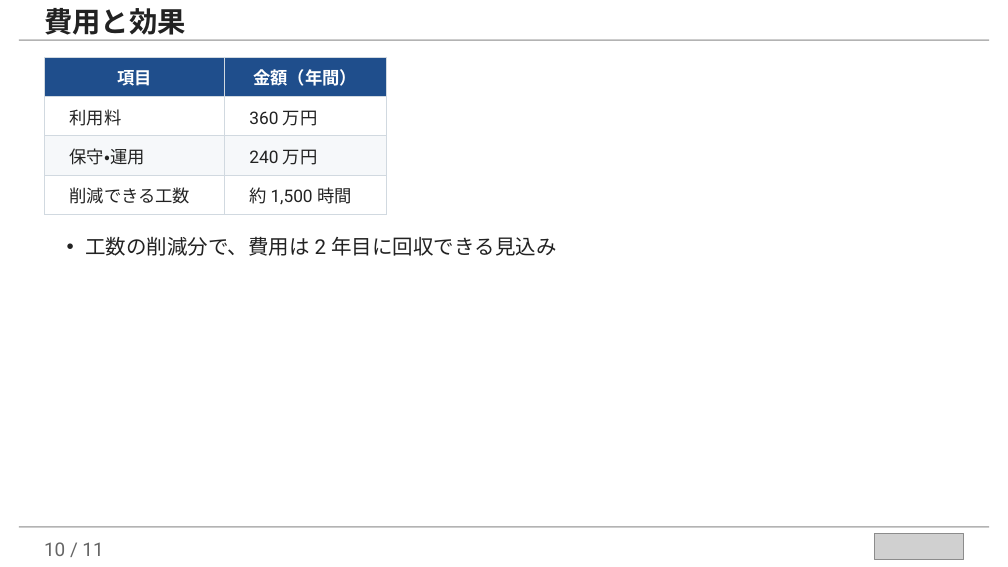
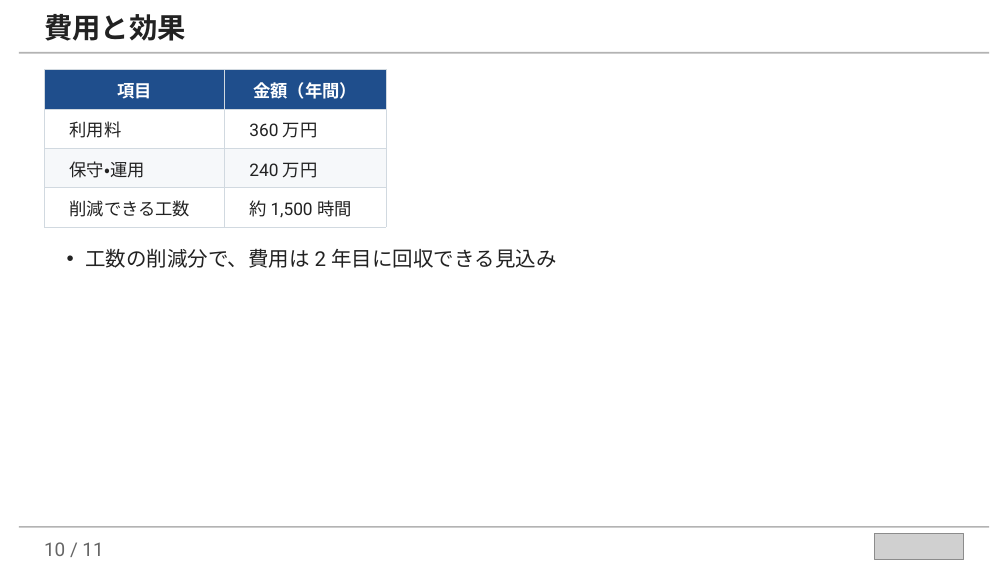
Before and after one commit to takuya109048/llm-assist-kit, a slide deck: slide 10 of examples/marp-slides-example.pptx. Drawn at 1008x567 pixels with LibreOffice and Linux fonts; fonts in the diff are those of the drawing; grey boxes stand for pictures. Boxes give left, top, right and bottom in pixels: in the first picture for what was removed or moved away, otherwise in the second. Text is boxed around its words. In the diff, an @@ line names an element or a change of style, - is before the commit and + after.

```diff
--- a/examples/marp-slides-example.pptx
+++ b/examples/marp-slides-example.pptx
@@ text "費用と効果" rewrapped from (44,8,186,40) to (44,14,186,41) @@
@@ rectangle: place and size @@
-rectangle at (19,39,989,41)
+rectangle at (19,52,989,54)
@@ table: place and size @@
-table at (45,57,386,215)
+table at (45,70,386,227)
@@ text "工数の削減分で、費用は 2 年目に回収できる見込み": place and size @@
-text "工数の削減分で、費用は 2 年目に回収できる見込み" at (85,236,556,256)
+text "工数の削減分で、費用は 2 年目に回収できる見込み" at (85,248,556,268)
```
Also in this commit, not shown: 9 other slides changed, 3 other files.
